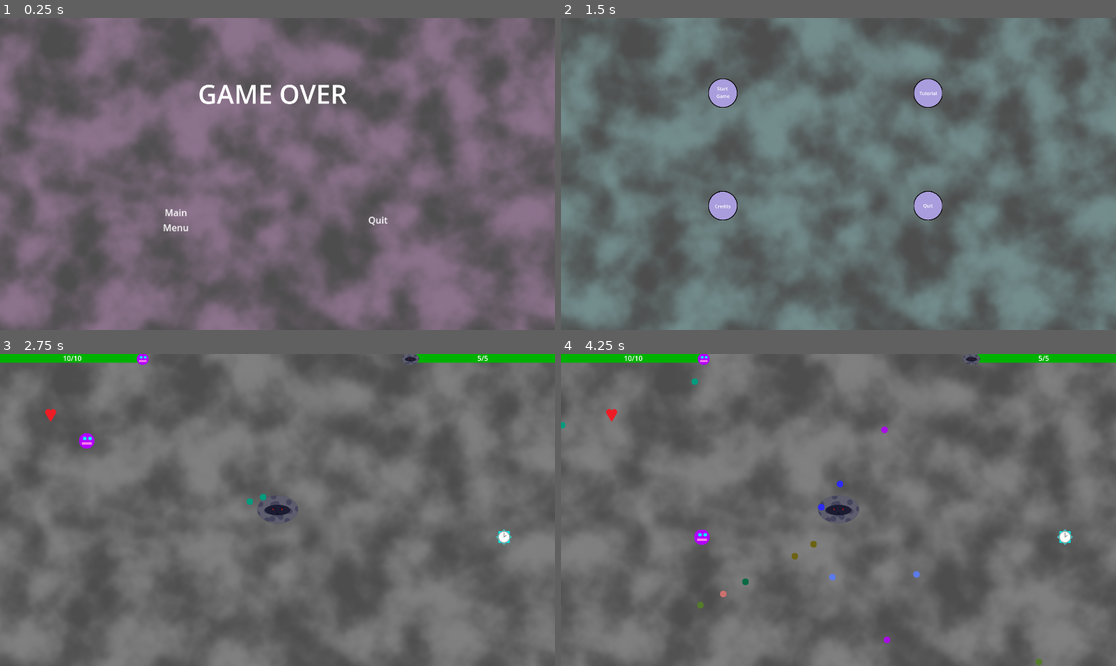
Above: before the commit, frames 1-4 (two rows, left to right).
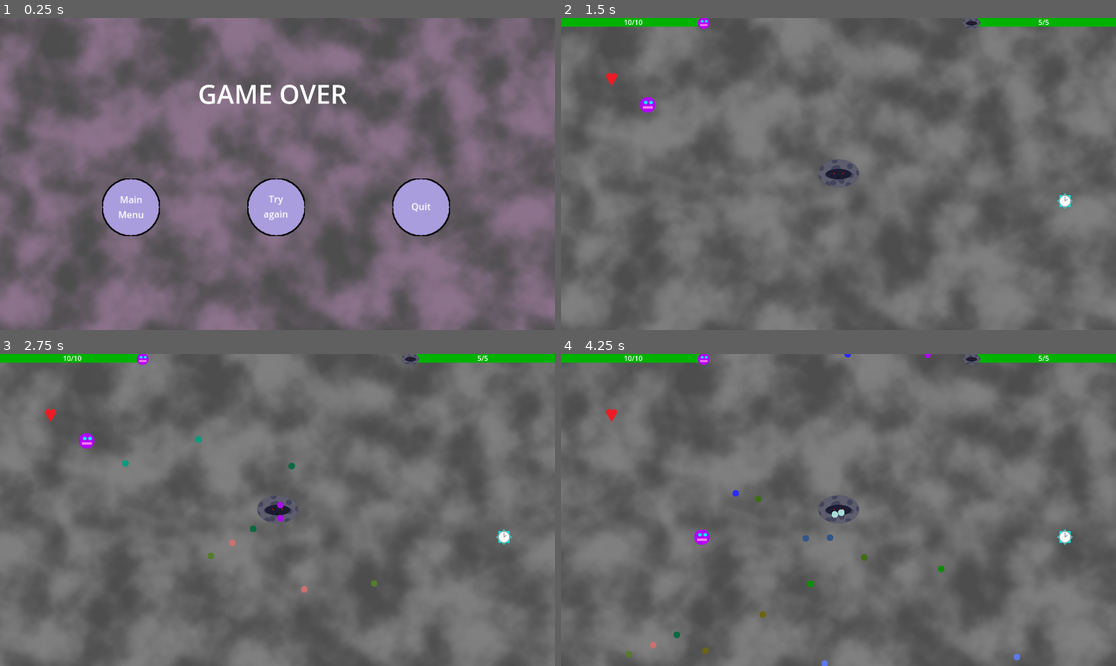
Above: after the commit, the same moments.

Repository: Antoine-Lagache/GameJam_2025
Game: Godot game, scene res://scene/gameover.tscn
Two runs of this game, one before a commit and one after it. Both use one fixed random seed, a clock stepped at 60 frames per second and the inputs below. This scene is started directly instead of the project's main scene.
Inputs (mouse positions are in pixels of both pictures, inside the frame that each line leads up to):
- Up to frame 1 (0.25 s): no input
- Up to frame 2 (1.5 s): click "Main Menu" at 0.5 s; click (838, 208) at 1.25 s, where only the run after the commit has a clickable "Try again"
- Up to frame 3 (2.75 s): click (160, 428) at 2 s, where only the run before the commit has a clickable "Start Game"
- Up to frame 4 (4.25 s): move the mouse to (960, 494) at 2.77 s; hold Right (right) 2.78-3.53 s; hold Shift 2.78-3.53 s; move the mouse to (727, 525) at 3.52 s; hold Down (down) from 3.53 s (still down); tap Shift at 3.6 s

The runs differ from the first frame. In frame 1, 4.9% of the frame differs, in the area x 18-82%, y 51-70%; in frame 2, 29%, in the area x 0-100%, y 0-100%; in frame 3, 12%; in frame 4, 12%.

Commit message:
Added try again button to gameover panel

Diff:
--- a/gamejame/scene/gameover.tscn
+++ b/gamejame/scene/gameover.tscn
@@ -2,9 +2,9 @@
 
 [ext_resource type="Script" uid="uid://c3tou42i0c6sx" path="res://script/gameover.gd" id="1_igyxd"]
 [ext_resource type="PackedScene" uid="uid://chiljqvrxnobv" path="res://scene/back_ground.tscn" id="2_0vake"]
-[ext_resource type="PackedScene" uid="uid://by160yhbb0qpo" path="res://scene/menu_button.tscn" id="2_73nri"]
 [ext_resource type="AudioStream" uid="uid://c4m47u8bkwhms" path="res://sounds/defeat.mp3" id="3_73nri"]
 [ext_resource type="Shader" uid="uid://1hcfyg37upp0" path="res://shader/noise.gdshader" id="3_prwty"]
+[ext_resource type="PackedScene" uid="uid://ors7uvaq62k2" path="res://scene/start_menu_button.tscn" id="4_0vake"]
 
 [sub_resource type="FastNoiseLite" id="FastNoiseLite_88lim"]
 frequency = 0.0037
@@ -50,40 +50,6 @@
 offset_bottom = 1080.0
 theme_override_styles/panel = SubResource("StyleBoxFlat_0yr2k")
 
-[node name="MainMenuButton" parent="Panel" instance=ExtResource("2_73nri")]
-layout_mode = 0
-offset_left = 510.0
-offset_top = 600.0
-offset_right = 610.0
-offset_bottom = 700.0
-scale = Vector2(2, 2)
-
-[node name="Label" type="Label" parent="Panel/MainMenuButton"]
-layout_mode = 0
-offset_left = 19.0
-offset_top = 25.0
-offset_right = 81.0
-offset_bottom = 75.0
-text = "Main
-Menu"
-horizontal_alignment = 1
-
-[node name="QuitButton" parent="Panel" instance=ExtResource("2_73nri")]
-layout_mode = 0
-offset_left = 1210.0
-offset_top = 600.0
-offset_right = 1310.0
-offset_bottom = 700.0
-scale = Vector2(2, 2)
-
-[node name="Label" type="Label" parent="Panel/QuitButton"]
-layout_mode = 0
-offset_left = 32.0
-offset_top = 38.0
-offset_right = 69.0
-offset_bottom = 61.0
-text = "Quit"
-
 [node name="Title" type="Label" parent="Panel"]
 layout_mode = 0
 offset_left = 685.0
@@ -93,6 +59,58 @@
 theme = SubResource("Theme_igyxd")
 text = "GAME OVER"
 
+[node name="MainMenuButton" parent="Panel" instance=ExtResource("4_0vake")]
+layout_mode = 0
+offset_left = 353.0
+offset_top = 555.0
+offset_right = 453.0
+offset_bottom = 655.0
+scale = Vector2(2, 2)
+
+[node name="MainMenuLabel" type="Label" parent="Panel/MainMenuButton"]
+layout_mode = 0
+offset_left = 19.5
+offset_top = 25.0
+offset_right = 81.5
+offset_bottom = 75.0
+text = "Main
+Menu"
+horizontal_alignment = 1
+
+[node name="QuitButton" parent="Panel" instance=ExtResource("4_0vake")]
+layout_mode = 0
+offset_left = 1357.0
+offset_top = 555.0
+offset_right = 1457.0
+offset_bottom = 655.0
+scale = Vector2(2, 2)
+
+[node name="QuitLabel" type="Label" parent="Panel/QuitButton"]
+layout_mode = 0
+offset_left = 33.0
+offset_top = 37.0
+offset_right = 70.0
+offset_bottom = 60.0
+text = "Quit"
+
+[node name="TryAgainButton" parent="Panel" instance=ExtResource("4_0vake")]
+layout_mode = 0
+offset_left = 856.0
+offset_top = 555.0
+offset_right = 956.0
+offset_bottom = 655.0
+scale = Vector2(2, 2)
+
+[node name="TryAgainLabel" type="Label" parent="Panel/TryAgainButton"]
+layout_mode = 0
+offset_left = 28.0
+offset_top = 23.5
+offset_right = 71.0
+offset_bottom = 72.5
+text = "Try
+again"
+horizontal_alignment = 1
+
 [node name="DefeatSound" type="AudioStreamPlayer2D" parent="."]
 stream = ExtResource("3_73nri")
 attenuation = 0.5
@@ -101,6 +119,5 @@
 wait_time = 0.5
 autostart = true
 
-[connection signal="pressed" from="Panel/MainMenuButton" to="." method="_on_main_menu_button_pressed"]
-[connection signal="pressed" from="Panel/QuitButton" to="." method="_on_quit_button_pressed"]
+[connection signal="pressed" from="Panel/TryAgainButton" to="." method="_on_try_again_button_pressed"]
 [connection signal="timeout" from="GameoverTitleTimer" to="." method="_on_gameover_title_timer_timeout"]
--- a/gamejame/script/gameover.gd
+++ b/gamejame/script/gameover.gd
@@ -21,3 +21,8 @@
 		title.set("theme_override_colors/font_color", Color.WHITE)
 	else:
 		title.set("theme_override_colors/font_color", Color.RED)
+
+
+func _on_try_again_button_pressed() -> void:
+	Global.niveau = 1
+	get_tree().change_scene_to_file("res://scene/main.tscn")
